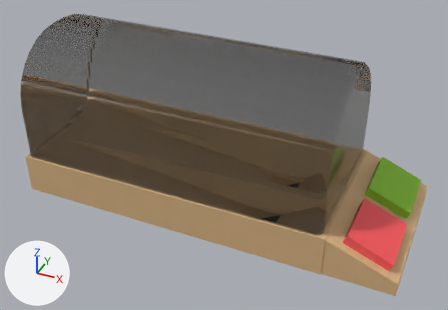
Renders of the Blender file src/assets/table.blend from each side of a commit.
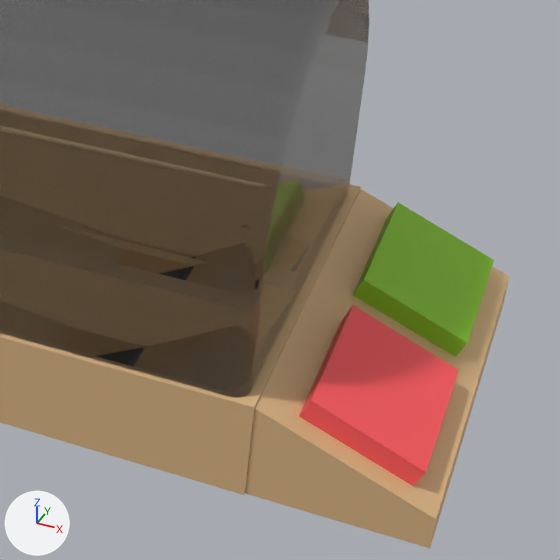
Each version is shown whole from a camera (50 mm lens) standing at (5.27, -9.31, 6.98) and looking at (1.21, -0.29, 0.69), then close up on the part from 50% to 100% of the width and 24% to 97% of the height. Every picture has the same lights, and +X, +Y and +Z are marked at lower left.

The scene before the commit, as lines of its bpy script (objects in view):
```python
me_cube_001 = bpy.data.meshes.new('Cube.001')
me_cube_001.from_pydata([(-0.529, -0.635, 0.288), (-0.428, -0.635, 0.533), (-0.529, 0.522, 0.288), (-0.428, 0.522, 0.533), (0.268, -0.635, -0.04), (0.369, -0.635, 0.204), (0.268, 0.522, -0.04), (0.369, 0.522, 0.204)], [], [(0, 1, 3, 2), (2, 3, 7, 6), (6, 7, 5, 4), (4, 5, 1, 0), (7, 3, 1, 5)])
me_cube_001.materials.append(mat_red)  # red #ff595e
me_cube_003 = bpy.data.meshes.new('Cube.003')
me_cube_003.from_pydata([(-0.529, -0.635, 0.287), (-0.428, -0.635, 0.532), (-0.529, 0.522, 0.287), (-0.428, 0.522, 0.532), (0.268, -0.635, -0.04), (0.369, -0.635, 0.205), (0.268, 0.522, -0.04), (0.369, 0.522, 0.205)], [], [(0, 1, 3, 2), (2, 3, 7, 6), (6, 7, 5, 4), (4, 5, 1, 0), (7, 3, 1, 5)])
me_cube_003.materials.append(mat_green)  # green #8ac926
me_cube_004 = bpy.data.meshes.new('Cube.004')
me_cube_004.from_pydata(...)  # 252 vertices, 223 faces; spans x -2.5..3.49, y -1.46..1.45, z -0.5..1.85
me_cube_004.materials.append(mat_glass)
ob_control_a = bpy.data.objects.new('Control A', me_cube_001)
ob_control_a.location = (4.311, -0.688, -0.117)
ob_control_b = bpy.data.objects.new('Control B', me_cube_003)
ob_control_b.location = (4.311, 0.811, -0.119)
ob_glass = bpy.data.objects.new('Glass', me_cube_004)
ob_glass.location = (0.0, 0.0, 0.865)
# also in view: 'Table' at (0.5, 0.0, -0.01); 'Controls' at (4.18, 0.0, -0.02)
```
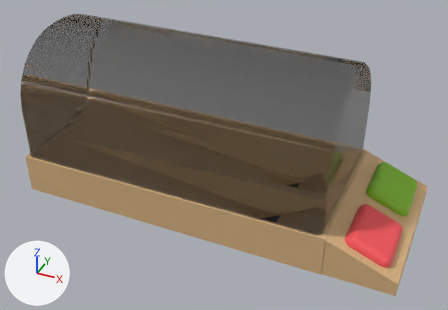
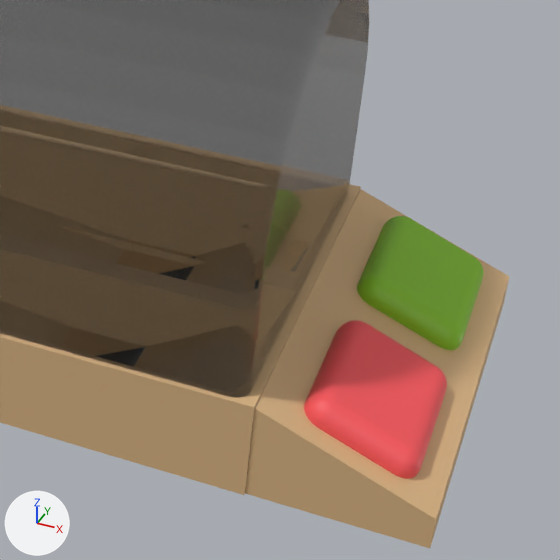
Where the newer file only moved an object's origin or applied its transform, the numbers keep the older frame.

Boxes (x1, y1, x2, y2) around the edits, measured in the close-ups (560 x 560 px):
'Control A', modifiers changed (11% narrower, 12% shorter): before (299, 305, 459, 486); after (304, 320, 447, 479)
'Control B', modifiers changed (10% narrower, 13% shorter): before (353, 203, 494, 357); after (357, 216, 484, 350)

Edits to the bpy script that builds the scene:
```text
Change ob_control_a:
    add _m = ob_control_a.modifiers.new('Bevel', 'BEVEL')
    add _m.width = 0.151
    add _m.width_pct = 0.151
    add _m.segments = 10
    add _m.angle_limit = 0.785
    add _m.loop_slide = False
    add _m.harden_normals = True
    add _m.miter_outer = 'MITER_ARC'
Change ob_control_b:
    add _m = ob_control_b.modifiers.new('Bevel', 'BEVEL')
    add _m.width = 0.151
    add _m.width_pct = 0.151
    add _m.segments = 10
    add _m.angle_limit = 0.785
    add _m.loop_slide = False
    add _m.harden_normals = True
    add _m.miter_outer = 'MITER_ARC'
```
